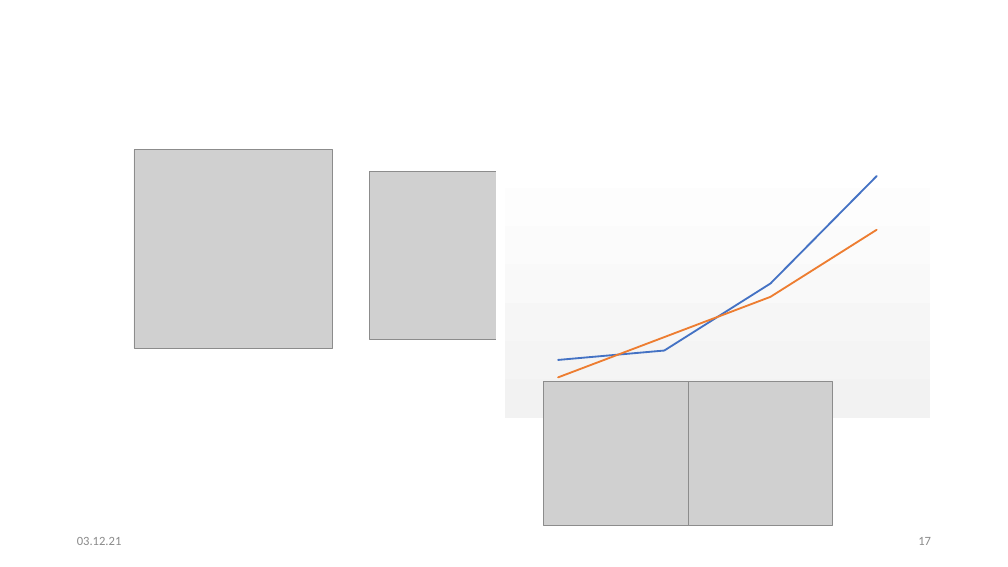
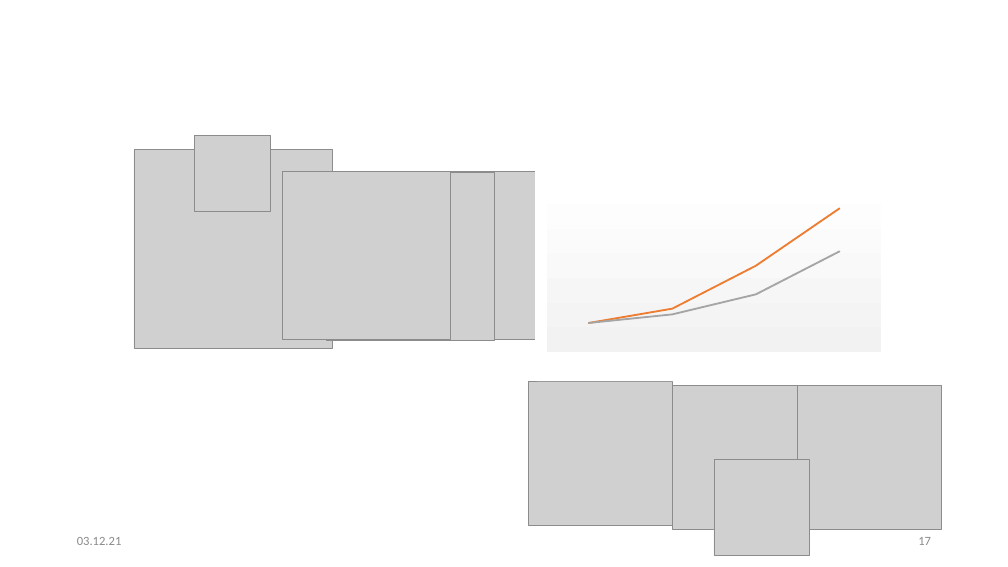
Before and after one commit to kittyahy/PSEAppGruppe2, a slide deck: slide 17 of Praesentationen/01-Definitionsphase/Präsentation.pptx. Drawn at 1008x567 pixels with LibreOffice and Linux fonts; fonts in the diff are those of the drawing; grey boxes stand for pictures; background and template pictures are left out. Boxes give left, top, right and bottom in pixels: in the first picture for what was removed or moved away, otherwise in the second. Text is boxed around its words. In the diff, an @@ line names an element or a change of style, - is before the commit and + after.

```diff
--- a/Praesentationen/01-Definitionsphase/Präsentation.pptx
+++ b/Praesentationen/01-Definitionsphase/Präsentation.pptx
@@ picture added at <box>195,136,271,212</box> @@
@@ picture added at <box>283,172,451,340</box> @@
@@ picture added at <box>327,172,495,340</box> @@
@@ line chart added at <box>535,150,889,374</box> @@
+categories: 1, 2, 3, 4
+Series 1: 21, 24, 50, 100
+Series 2: 14, 21, 43, 71
+Series 3: 14, 19, 29, 50
@@ line chart at <box>538,157,892,381</box> @@
@@ Series 1, 1: 24 to 20 @@
@@ Series 1, 2: 28 to 30 @@
@@ Series 1, 3: 56 to 60 @@
@@ colour of Series 1 #4472C4 to #ED7D31 @@
-Series 2: 17, 33, 50, 78
+Series 2: 20, 26, 40, 70
@@ colour of Series 2 #ED7D31 to #A5A5A5 @@
@@ plot area changed @@
@@ line chart: place and size @@
-line chart at <box>496,144,938,423</box>
+line chart at <box>538,157,892,381</box>
@@ picture: place and size @@
-picture at <box>688,381,833,526</box>
+picture at <box>529,381,673,526</box>
@@ picture added at <box>673,385,817,529</box> @@
@@ picture: place and size @@
-picture at <box>544,381,688,526</box>
+picture at <box>798,385,942,529</box>
@@ picture added at <box>714,460,810,556</box> @@
```
Also in this commit, not shown: 1 other slide changed.
